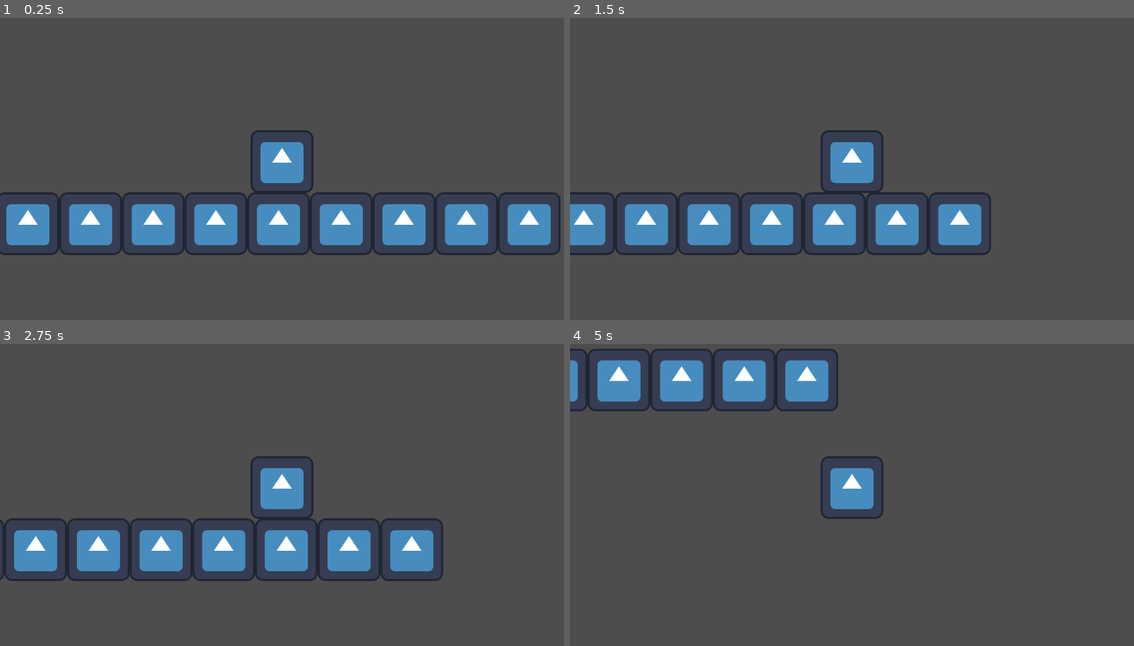
Above: before the commit, frames 1-4 (two rows, left to right).
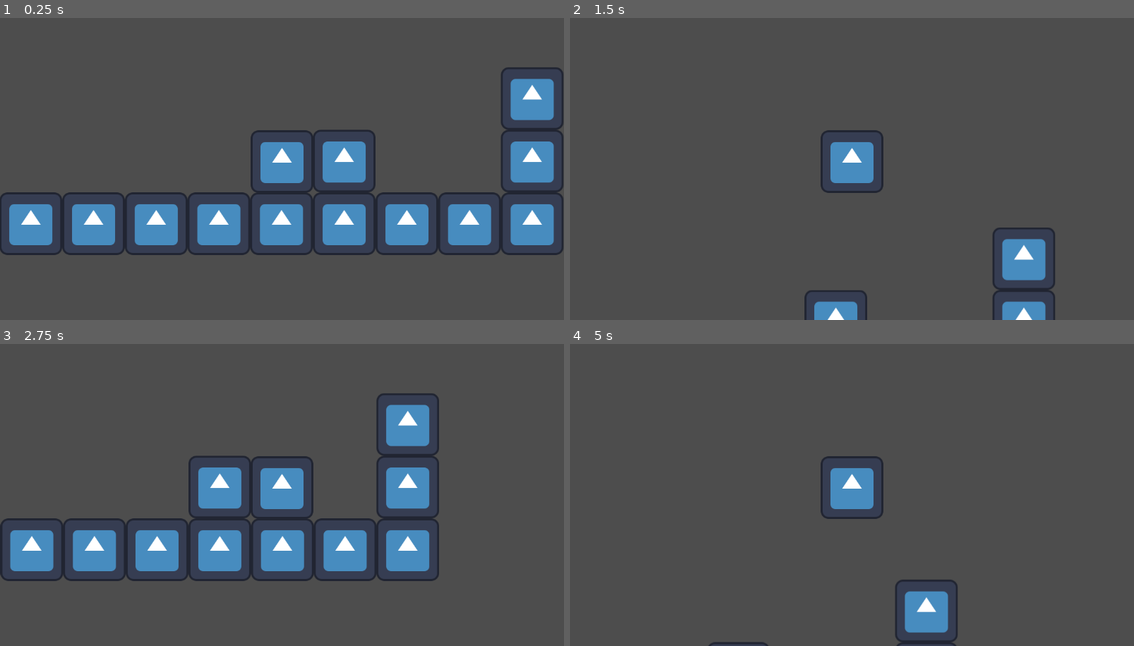
Above: after the commit, the same moments.

Repository: CWmain/ParryPlatformer
Game: Godot game, scene res://levels/test_level.tscn
Two runs of this game, one before a commit and one after it. Both use one fixed random seed, a clock stepped at 60 frames per second and the inputs below. The engine's default icon, where the game draws it, is replaced by a stand-in: a white triangle on a blue panel in a dark square.
Inputs:
- Up to frame 1 (0.25 s): no input
- Up to frame 2 (1.5 s): tap Enter (ui_accept) at 0.5, 0.6 s; hold Right (ui_right) from 0.53 s (still down); tap W (jump, bound only after the commit) at 0.77, 0.8, 1.07, 1.35 s
- Up to frame 3 (2.75 s): tap W (jump, bound only after the commit) at 1.52, 1.82, 2.3 s; tap Enter (ui_accept) at 1.55, 2.1 s; release Right (ui_right) at 2.03 s; hold Left (ui_left) from 2.03 s (still down)
- Up to frame 4 (5 s): release Left (ui_left) at 2.78 s; hold Right (ui_right) 2.78-4.28 s; tap Enter (ui_accept) at 2.85, 4.35 s; tap W (jump, bound only after the commit) at 3.02, 3.32, 3.6, 3.77, 4.07, 4.52, 4.82 s; hold Left (ui_left) from 4.28 s (still down)

The runs differ from the first frame. In frame 1, 7.8% of the frame differs, in the area x 0-100%, y 16-79%; in frame 2, 12%, in the area x 0-86%, y 57-100%; in frame 3, 7.9%; in frame 4, 7.2%.

Commit message:
Basic wall jump implemented

Diff:
--- a/levels/test_level.tscn
+++ b/levels/test_level.tscn
@@ -6,15 +6,26 @@
 [sub_resource type="TileSetAtlasSource" id="TileSetAtlasSource_kumvf"]
 texture = ExtResource("1_i5so7")
 texture_region_size = Vector2i(128, 128)
+0:0/next_alternative_id = 3
 0:0/0 = 0
 0:0/0/physics_layer_0/linear_velocity = Vector2(0, 0)
 0:0/0/physics_layer_0/angular_velocity = 0.0
 0:0/0/physics_layer_0/polygon_0/points = PackedVector2Array(-64, -64, 64, -64, 64, 64, -64, 64)
+0:0/0/physics_layer_1/linear_velocity = Vector2(0, 0)
+0:0/0/physics_layer_1/angular_velocity = 0.0
+0:0/1 = 1
+0:0/1/physics_layer_0/linear_velocity = Vector2(0, 0)
+0:0/1/physics_layer_0/angular_velocity = 0.0
+0:0/1/physics_layer_1/linear_velocity = Vector2(0, 0)
+0:0/1/physics_layer_1/angular_velocity = 0.0
+0:0/1/physics_layer_1/polygon_0/points = PackedVector2Array(-64, -64, 64, -64, 64, 64, -64, 64)
 
 [sub_resource type="TileSet" id="TileSet_d31uy"]
 tile_size = Vector2i(128, 128)
 physics_layer_0/collision_layer = 1
 physics_layer_0/collision_mask = 0
+physics_layer_1/collision_layer = 3
+physics_layer_1/collision_mask = 0
 sources/0 = SubResource("TileSetAtlasSource_kumvf")
 
 [node name="Test_Level" type="Node2D"]
@@ -25,4 +36,4 @@
 [node name="TileMap" type="TileMap" parent="."]
 tile_set = SubResource("TileSet_d31uy")
 format = 2
-layer_0/tile_data = PackedInt32Array(0, 0, 0, 1, 0, 0, 2, 0, 0, 3, 0, 0, 4, 0, 0, 65535, 0, 0, 65534, 0, 0, 65533, 0, 0, 65532, 0, 0)
+layer_0/tile_data = PackedInt32Array(0, 0, 0, 1, 0, 0, 2, 0, 0, 3, 0, 0, 4, 0, 0, 65535, 0, 0, 65534, 0, 0, 65533, 0, 0, 65532, 0, 0, -131068, 0, 65536, -65532, 0, 65536, -65535, 0, 0)
--- a/objects/player.tscn
+++ b/objects/player.tscn
@@ -1,10 +1,13 @@
-[gd_scene load_steps=4 format=3 uid="uid://b4qjpodd7kvoc"]
+[gd_scene load_steps=5 format=3 uid="uid://b4qjpodd7kvoc"]
 
 [ext_resource type="Texture2D" uid="uid://5hnn81diydxj" path="res://icon.svg" id="1_dj2ka"]
 [ext_resource type="Script" path="res://scripts/player.gd" id="1_uusmc"]
 
 [sub_resource type="RectangleShape2D" id="RectangleShape2D_kb4k6"]
 size = Vector2(126, 126)
+
+[sub_resource type="RectangleShape2D" id="RectangleShape2D_cxgk3"]
+size = Vector2(1, 126)
 
 [node name="CharacterBody2D" type="CharacterBody2D"]
 script = ExtResource("1_uusmc")
@@ -16,3 +19,15 @@
 
 [node name="Sprite2D" type="Sprite2D" parent="."]
 texture = ExtResource("1_dj2ka")
+
+[node name="WallJumpDetector" type="Area2D" parent="."]
+collision_layer = 0
+collision_mask = 2
+input_pickable = false
+
+[node name="CollisionShape2D" type="CollisionShape2D" parent="WallJumpDetector"]
+position = Vector2(64, 0)
+shape = SubResource("RectangleShape2D_cxgk3")
+
+[connection signal="body_entered" from="WallJumpDetector" to="." method="_on_wall_jump_detector_body_entered"]
+[connection signal="body_exited" from="WallJumpDetector" to="." method="_on_wall_jump_detector_body_exited"]
--- a/project.godot
+++ b/project.godot
@@ -15,6 +15,28 @@
 config/features=PackedStringArray("4.2", "Forward Plus")
 config/icon="res://icon.svg"
 
+[input]
+
+jump={
+"deadzone": 0.5,
+"events": [Object(InputEventKey,"resource_local_to_scene":false,"resource_name":"","device":-1,"window_id":0,"alt_pressed":false,"shift_pressed":false,"ctrl_pressed":false,"meta_pressed":false,"pressed":false,"keycode":0,"physical_keycode":87,"key_label":0,"unicode":119,"echo":false,"script":null)
+, Object(InputEventKey,"resource_local_to_scene":false,"resource_name":"","device":-1,"window_id":0,"alt_pressed":false,"shift_pressed":false,"ctrl_pressed":false,"meta_pressed":false,"pressed":false,"keycode":0,"physical_keycode":4194320,"key_label":0,"unicode":0,"echo":false,"script":null)
+, Object(InputEventKey,"resource_local_to_scene":false,"resource_name":"","device":-1,"window_id":0,"alt_pressed":false,"shift_pressed":false,"ctrl_pressed":false,"meta_pressed":false,"pressed":false,"keycode":0,"physical_keycode":32,"key_label":0,"unicode":32,"echo":false,"script":null)
+]
+}
+right={
+"deadzone": 0.5,
+"events": [Object(InputEventKey,"resource_local_to_scene":false,"resource_name":"","device":-1,"window_id":0,"alt_pressed":false,"shift_pressed":false,"ctrl_pressed":false,"meta_pressed":false,"pressed":false,"keycode":0,"physical_keycode":4194321,"key_label":0,"unicode":0,"echo":false,"script":null)
+, Object(InputEventKey,"resource_local_to_scene":false,"resource_name":"","device":-1,"window_id":0,"alt_pressed":false,"shift_pressed":false,"ctrl_pressed":false,"meta_pressed":false,"pressed":false,"keycode":0,"physical_keycode":68,"key_label":0,"unicode":100,"echo":false,"script":null)
+]
+}
+left={
+"deadzone": 0.5,
+"events": [Object(InputEventKey,"resource_local_to_scene":false,"resource_name":"","device":-1,"window_id":0,"alt_pressed":false,"shift_pressed":false,"ctrl_pressed":false,"meta_pressed":false,"pressed":false,"keycode":0,"physical_keycode":65,"key_label":0,"unicode":97,"echo":false,"script":null)
+, Object(InputEventKey,"resource_local_to_scene":false,"resource_name":"","device":-1,"window_id":0,"alt_pressed":false,"shift_pressed":false,"ctrl_pressed":false,"meta_pressed":false,"pressed":false,"keycode":0,"physical_keycode":4194319,"key_label":0,"unicode":0,"echo":false,"script":null)
+]
+}
+
 [layer_names]
 
 2d_physics/layer_1="Ground and Walls"
--- a/scripts/player.gd
+++ b/scripts/player.gd
@@ -2,27 +2,48 @@
 
 
 const SPEED = 300.0
-const JUMP_VELOCITY = -400.0
+const JUMP_VELOCITY = -800.0
 
 # Get the gravity from the project settings to be synced with RigidBody nodes.
 var gravity = ProjectSettings.get_setting("physics/2d/default_gravity")
-
+var canWallJump: bool = false
 
 func _physics_process(delta):
 	# Add the gravity.
 	if not is_on_floor():
 		velocity.y += gravity * delta
 
+	if canWallJump:
+		velocity.y = gravity * delta
+
 	# Handle jump.
-	if Input.is_action_just_pressed("ui_accept") and is_on_floor():
+	if Input.is_action_just_pressed("jump") and is_on_floor():
 		velocity.y = JUMP_VELOCITY
+
+	if Input.is_action_just_pressed("jump") and canWallJump:
+		velocity.y = JUMP_VELOCITY
+		velocity.x = JUMP_VELOCITY
 
 	# Get the input direction and handle the movement/deceleration.
 	# As good practice, you should replace UI actions with custom gameplay actions.
-	var direction = Input.get_axis("ui_left", "ui_right")
+	var direction = Input.get_axis("left", "right")
 	if direction:
-		velocity.x = direction * SPEED
+		if is_on_floor():
+			velocity.x = direction * SPEED
+		else:
+			velocity.x = move_toward(velocity.x, direction * SPEED, SPEED)
 	else:
-		velocity.x = move_toward(velocity.x, 0, SPEED)
+		if is_on_floor():
+			velocity.x = move_toward(velocity.x, 0, SPEED)
 
 	move_and_slide()
+
+func _on_wall_jump_detector_body_entered(body):
+	canWallJump = true
+	print("right wall jump entered ", body)
+
+
+
+func _on_wall_jump_detector_body_exited(body):
+	canWallJump = false
+	print("right wall jump exited ", body)
